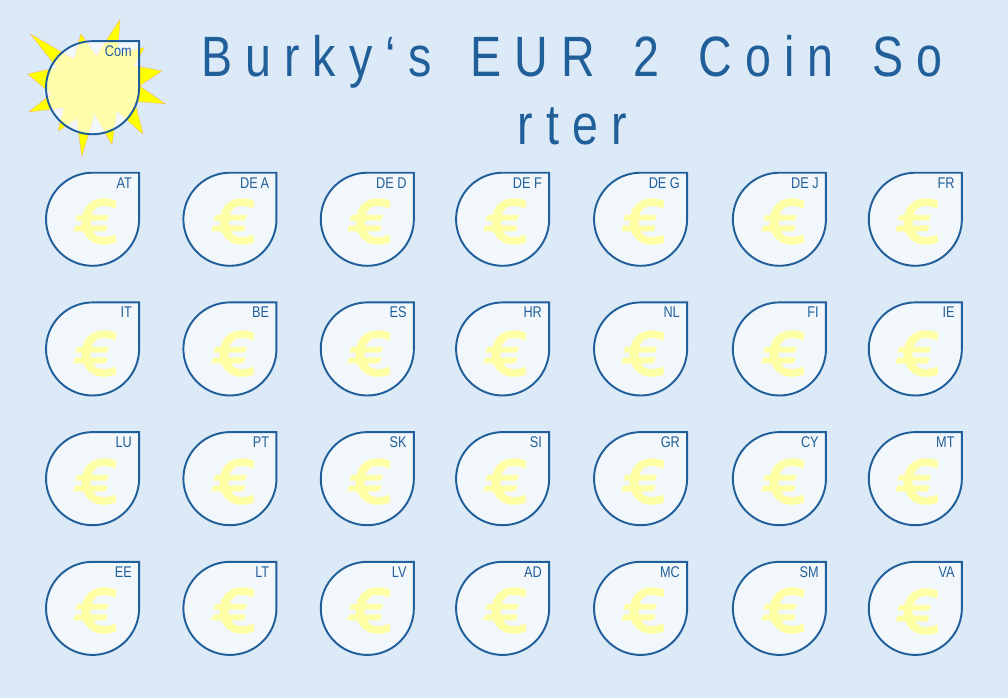
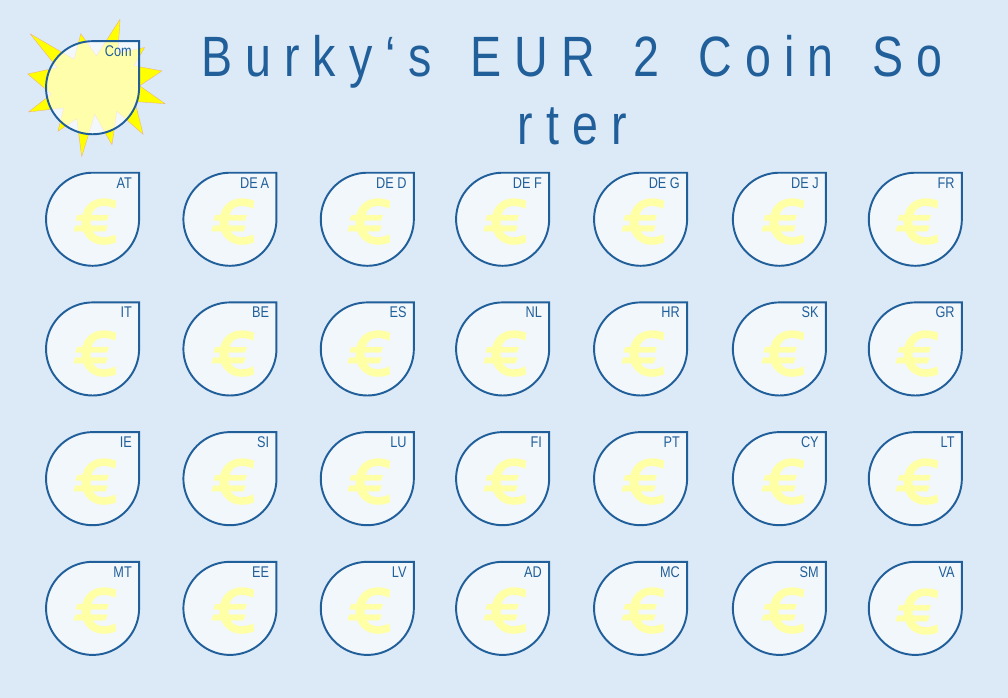
Before and after one commit to BurkyVIE/EUR2Coins, a slide deck: slide 2 of coin sort pad.pptx. Drawn at 1008x698 pixels with LibreOffice and Linux fonts; fonts in the diff are those of the drawing. Boxes give left, top, right and bottom in pixels: in the first picture for what was removed or moved away, otherwise in the second. Text is boxed around its words. In the diff, an @@ line names an element or a change of style, - is before the commit and + after.

```diff
--- a/coin sort pad.pptx
+++ b/coin sort pad.pptx
@@ text "NL": place and size @@
-text "NL" at box(664, 306, 680, 317)
+text "NL" at box(526, 306, 542, 317)
@@ text "HR": place and size @@
-text "HR" at box(524, 306, 542, 317)
+text "HR" at box(661, 306, 679, 317)
@@ text at box(802, 306, 819, 317): text changed @@
-FI
+SK
@@ text at box(936, 306, 955, 317): text changed @@
-IE
+GR
@@ text at box(120, 436, 132, 447): text changed @@
-LU
+IE
@@ text at box(257, 436, 269, 447): text changed @@
-PT
+SI
@@ text at box(390, 436, 406, 447): text changed @@
-SK
+LU
@@ text at box(531, 436, 542, 447): text changed @@
-SI
+FI
@@ text at box(664, 436, 680, 447): text changed @@
-GR
+PT
@@ text at box(941, 436, 955, 447): text changed @@
-MT
+LT
@@ text added at box(113, 566, 131, 577), 12 pt, text #215F9A @@
+MT
@@ text "EE": place and size @@
-text "EE" at box(115, 566, 132, 577)
+text "EE" at box(252, 566, 269, 577)
@@ text removed at box(255, 566, 269, 577) @@
-LT
```
